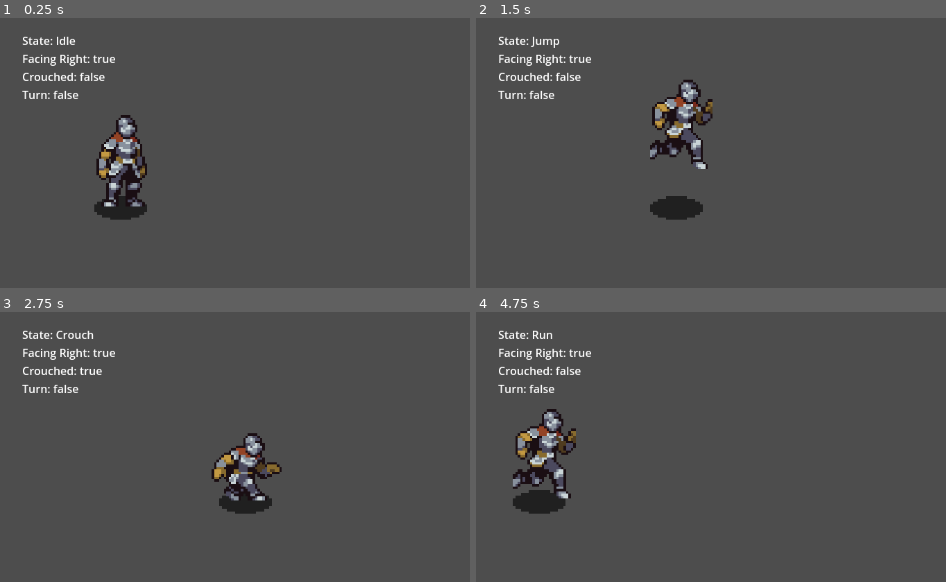
Above: before the commit, frames 1-4 (two rows, left to right).
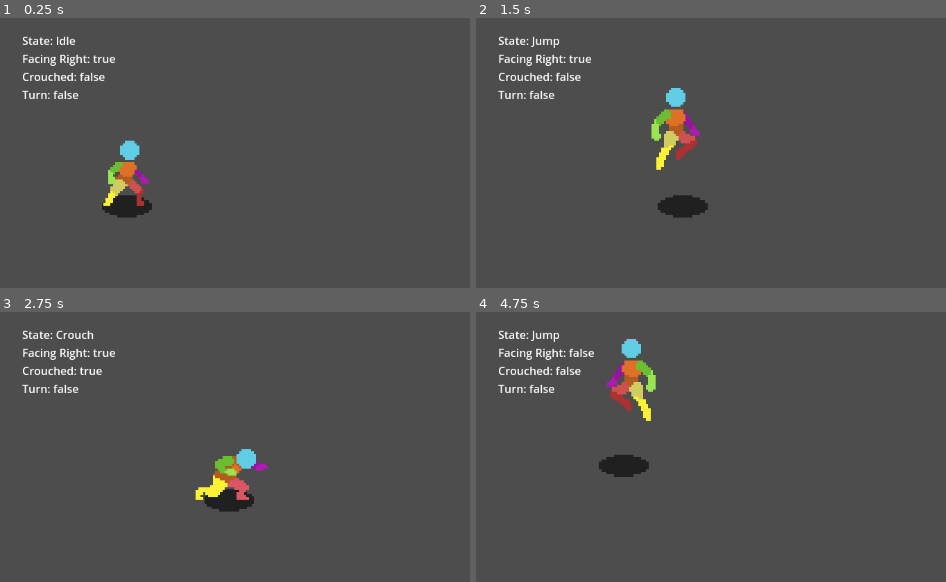
Above: after the commit, the same moments.

Repository: SebiB24/ComplexCharacter
Game: Godot game, scene res://scenes/world.tscn
Same seed, same stepped clock (60 frames per second), same inputs: the game is played once before the commit and once after it.
Inputs:
- Up to frame 1 (0.25 s): no input
- Up to frame 2 (1.5 s): hold Right (move_right) 0.53-1.28 s; hold Ctrl (crouch) 0.53-1.28 s; tap Space (jump) at 0.77, 0.8, 1.07, 1.35 s; hold Down (move_down) from 1.28 s (still down)
- Up to frame 3 (2.75 s): tap Space (jump) at 1.52, 1.82, 2.3 s; tap Ctrl (crouch) at 1.55 s; release Down (move_down) at 2.03 s; hold Right (move_right) from 2.03 s (still down); hold Ctrl (crouch) from 2.03 s (still down)
- Up to frame 4 (4.75 s): release Right (move_right) at 2.78 s; release Ctrl (crouch) at 2.78 s; hold Up (move_up) 2.78-3.53 s; tap Ctrl (crouch) at 2.85, 4.35 s; tap Space (jump) at 3.02, 3.32, 3.6, 3.77, 4.07, 4.52 s; hold Left (move_left) from 3.53 s (still down)

The runs differ from the first frame. In frame 1, 2.5% of the frame differs, in the area x 20-33%, y 35-75%; in frame 2, 3.0%; in frame 3, 2.5%; in frame 4, 5.1%, in the area x 7-39%, y 6-75%.

Commit message:
commit - changed sprite + added separate Fall state

Diff:
--- a/scenes/knight.tscn
+++ b/scenes/knight.tscn
@@ -1,195 +1,237 @@
-[gd_scene load_steps=57 format=3 uid="uid://j32hsddb341d"]
+[gd_scene load_steps=61 format=3 uid="uid://j32hsddb341d"]
 
 [ext_resource type="PackedScene" uid="uid://cbi6jptw4452c" path="res://scenes/player.tscn" id="1_3i0j8"]
 [ext_resource type="Script" uid="uid://bq18yr6pf74xv" path="res://scripts/knight.gd" id="1_5fsgc"]
-[ext_resource type="Texture2D" uid="uid://bqihjdsgvqscj" path="res://resources/Colour2/Outline/120x80_PNGSheets/_Run.png" id="2_qxgmm"]
-[ext_resource type="Texture2D" uid="uid://8itewh46o0f" path="res://resources/Colour2/Outline/120x80_PNGSheets/_CrouchWalk.png" id="3_nw3uw"]
-[ext_resource type="Texture2D" uid="uid://bj0e8bopspje5" path="res://resources/Colour2/Outline/120x80_PNGSheets/_CrouchAll.png" id="3_oi1vv"]
-[ext_resource type="Texture2D" uid="uid://bsxbju4v7hnbh" path="res://resources/Colour2/Outline/120x80_PNGSheets/_Fall.png" id="3_swm0g"]
-[ext_resource type="Texture2D" uid="uid://cmq336il3dvjs" path="res://resources/Colour2/Outline/120x80_PNGSheets/_Jump.png" id="4_k2txo"]
-[ext_resource type="Texture2D" uid="uid://dykiwdf22k0u" path="res://resources/Colour2/Outline/120x80_PNGSheets/_Idle.png" id="4_swm0g"]
-[ext_resource type="Texture2D" uid="uid://ris8f4udjlqn" path="res://resources/Colour2/Outline/120x80_PNGSheets/_TurnAround.png" id="7_k2txo"]
+[ext_resource type="Texture2D" uid="uid://crhuh6ri4uruo" path="res://resources/2D-Pixel-Art-Character-Template/Crouch-Idle/Player Crouch-Idle 48x48.png" id="4_c7bgd"]
+[ext_resource type="Texture2D" uid="uid://bdn204vf3e1gr" path="res://resources/2D-Pixel-Art-Character-Template/Crouch-Walk/player crouch-walk 48x48.png" id="5_c7bgd"]
+[ext_resource type="Texture2D" uid="uid://cv5im58up0o5f" path="res://resources/2D-Pixel-Art-Character-Template/Jump/player new jump 48x48.png" id="6_oi1vv"]
+[ext_resource type="Texture2D" uid="uid://cyjmrmccjwauu" path="res://resources/2D-Pixel-Art-Character-Template/Idle/Player Idle 48x48.png" id="7_oi1vv"]
 [ext_resource type="Script" uid="uid://daob63vd7ua0l" path="res://scripts/state_machine.gd" id="8_14u3r"]
+[ext_resource type="Texture2D" uid="uid://c66a4gictskll" path="res://resources/2D-Pixel-Art-Character-Template/Jump/player jump 48x48.png" id="8_oi1vv"]
 [ext_resource type="Script" uid="uid://c31c5cop6ph2p" path="res://scripts/state_idle.gd" id="9_3cm67"]
-[ext_resource type="Texture2D" uid="uid://b7ay2p7mnqlyc" path="res://resources/Colour2/Outline/120x80_PNGSheets/_Crouch.png" id="9_4ok4f"]
-[ext_resource type="Script" uid="uid://cdstxgeij7kdv" path="res://scripts/state_run.gd" id="10_3cm67"]
+[ext_resource type="Texture2D" uid="uid://dp3x0gmd5q12r" path="res://resources/2D-Pixel-Art-Character-Template/Walk/PlayerWalk 48x48.png" id="9_oi1vv"]
+[ext_resource type="Script" uid="uid://cdstxgeij7kdv" path="res://scripts/state_walk.gd" id="10_3cm67"]
 [ext_resource type="Script" uid="uid://b7enwmfrc7h3q" path="res://scripts/state_jump.gd" id="11_w8y5l"]
 [ext_resource type="Script" uid="uid://dpx42n8nbcuqe" path="res://scripts/state_crouch.gd" id="14_c7bgd"]
+[ext_resource type="Script" uid="uid://dlc3a7fn7extc" path="res://scripts/state_fall.gd" id="14_oi1vv"]
 
 [sub_resource type="CapsuleShape2D" id="CapsuleShape2D_k2txo"]
-
-[sub_resource type="AtlasTexture" id="AtlasTexture_reytu"]
-atlas = ExtResource("3_oi1vv")
-region = Rect2(42, 40, 30, 40)
-
-[sub_resource type="AtlasTexture" id="AtlasTexture_3xjce"]
-atlas = ExtResource("3_oi1vv")
-region = Rect2(162, 40, 30, 40)
+radius = 5.0
+height = 24.0
+
+[sub_resource type="AtlasTexture" id="AtlasTexture_wm0xy"]
+atlas = ExtResource("4_c7bgd")
+region = Rect2(0, 0, 48, 48)
+
+[sub_resource type="AtlasTexture" id="AtlasTexture_xvlk4"]
+atlas = ExtResource("4_c7bgd")
+region = Rect2(48, 0, 48, 48)
+
+[sub_resource type="AtlasTexture" id="AtlasTexture_fnu1q"]
+atlas = ExtResource("4_c7bgd")
+region = Rect2(96, 0, 48, 48)
 
 [sub_resource type="AtlasTexture" id="AtlasTexture_4crol"]
-atlas = ExtResource("9_4ok4f")
-region = Rect2(42, 40, 30, 40)
+atlas = ExtResource("4_c7bgd")
+region = Rect2(144, 0, 48, 48)
+
+[sub_resource type="AtlasTexture" id="AtlasTexture_4dm5t"]
+atlas = ExtResource("4_c7bgd")
+region = Rect2(192, 0, 48, 48)
+
+[sub_resource type="AtlasTexture" id="AtlasTexture_612xs"]
+atlas = ExtResource("4_c7bgd")
+region = Rect2(240, 0, 48, 48)
+
+[sub_resource type="AtlasTexture" id="AtlasTexture_8k8ch"]
+atlas = ExtResource("4_c7bgd")
+region = Rect2(288, 0, 48, 48)
+
+[sub_resource type="AtlasTexture" id="AtlasTexture_lnhxv"]
+atlas = ExtResource("4_c7bgd")
+region = Rect2(336, 0, 48, 48)
+
+[sub_resource type="AtlasTexture" id="AtlasTexture_782ye"]
+atlas = ExtResource("4_c7bgd")
+region = Rect2(384, 0, 48, 48)
+
+[sub_resource type="AtlasTexture" id="AtlasTexture_21nkr"]
+atlas = ExtResource("4_c7bgd")
+region = Rect2(432, 0, 48, 48)
+
+[sub_resource type="AtlasTexture" id="AtlasTexture_oi1vv"]
+atlas = ExtResource("5_c7bgd")
+region = Rect2(0, 0, 48, 48)
+
+[sub_resource type="AtlasTexture" id="AtlasTexture_qd0la"]
+atlas = ExtResource("5_c7bgd")
+region = Rect2(48, 0, 48, 48)
+
+[sub_resource type="AtlasTexture" id="AtlasTexture_ggoaa"]
+atlas = ExtResource("5_c7bgd")
+region = Rect2(96, 0, 48, 48)
+
+[sub_resource type="AtlasTexture" id="AtlasTexture_8pn50"]
+atlas = ExtResource("5_c7bgd")
+region = Rect2(144, 0, 48, 48)
+
+[sub_resource type="AtlasTexture" id="AtlasTexture_bt444"]
+atlas = ExtResource("5_c7bgd")
+region = Rect2(192, 0, 48, 48)
+
+[sub_resource type="AtlasTexture" id="AtlasTexture_p2wyf"]
+atlas = ExtResource("5_c7bgd")
+region = Rect2(240, 0, 48, 48)
 
 [sub_resource type="AtlasTexture" id="AtlasTexture_irm4b"]
-atlas = ExtResource("3_nw3uw")
-region = Rect2(162, 40, 30, 40)
+atlas = ExtResource("5_c7bgd")
+region = Rect2(288, 0, 48, 48)
 
 [sub_resource type="AtlasTexture" id="AtlasTexture_m012m"]
-atlas = ExtResource("3_nw3uw")
-region = Rect2(282, 40, 30, 40)
+atlas = ExtResource("5_c7bgd")
+region = Rect2(336, 0, 48, 48)
 
 [sub_resource type="AtlasTexture" id="AtlasTexture_3vh21"]
-atlas = ExtResource("3_nw3uw")
-region = Rect2(402, 40, 30, 40)
+atlas = ExtResource("5_c7bgd")
+region = Rect2(384, 0, 48, 48)
 
 [sub_resource type="AtlasTexture" id="AtlasTexture_xgw7t"]
-atlas = ExtResource("3_nw3uw")
-region = Rect2(522, 40, 30, 40)
-
-[sub_resource type="AtlasTexture" id="AtlasTexture_wm0xy"]
-atlas = ExtResource("3_nw3uw")
-region = Rect2(642, 40, 30, 40)
-
-[sub_resource type="AtlasTexture" id="AtlasTexture_xvlk4"]
-atlas = ExtResource("3_nw3uw")
-region = Rect2(762, 40, 30, 40)
-
-[sub_resource type="AtlasTexture" id="AtlasTexture_fnu1q"]
-atlas = ExtResource("3_nw3uw")
-region = Rect2(882, 40, 30, 40)
-
-[sub_resource type="AtlasTexture" id="AtlasTexture_mvyd6"]
-atlas = ExtResource("3_swm0g")
-region = Rect2(41, 40, 30, 40)
-
-[sub_resource type="AtlasTexture" id="AtlasTexture_14u3r"]
-atlas = ExtResource("3_swm0g")
-region = Rect2(161, 40, 30, 40)
-
-[sub_resource type="AtlasTexture" id="AtlasTexture_3cm67"]
-atlas = ExtResource("3_swm0g")
-region = Rect2(281, 40, 30, 40)
-
-[sub_resource type="AtlasTexture" id="AtlasTexture_w8y5l"]
-atlas = ExtResource("4_swm0g")
-region = Rect2(39, 40, 30, 40)
-
-[sub_resource type="AtlasTexture" id="AtlasTexture_nw3uw"]
-atlas = ExtResource("4_swm0g")
-region = Rect2(159, 40, 30, 40)
-
-[sub_resource type="AtlasTexture" id="AtlasTexture_4ok4f"]
-atlas = ExtResource("4_swm0g")
-region = Rect2(279, 40, 30, 40)
-
-[sub_resource type="AtlasTexture" id="AtlasTexture_c7bgd"]
-atlas = ExtResource("4_swm0g")
-region = Rect2(399, 40, 30, 40)
-
-[sub_resource type="AtlasTexture" id="AtlasTexture_oi1vv"]
-atlas = ExtResource("4_swm0g")
-region = Rect2(519, 40, 30, 40)
+atlas = ExtResource("5_c7bgd")
+region = Rect2(432, 0, 48, 48)
+
+[sub_resource type="AtlasTexture" id="AtlasTexture_y37wf"]
+atlas = ExtResource("6_oi1vv")
+region = Rect2(144, 0, 48, 48)
+
+[sub_resource type="AtlasTexture" id="AtlasTexture_xf3v0"]
+atlas = ExtResource("6_oi1vv")
+region = Rect2(192, 0, 48, 48)
+
+[sub_resource type="AtlasTexture" id="AtlasTexture_l7r8j"]
+atlas = ExtResource("6_oi1vv")
+region = Rect2(240, 0, 48, 48)
 
 [sub_resource type="AtlasTexture" id="AtlasTexture_06ia3"]
-atlas = ExtResource("4_swm0g")
-region = Rect2(639, 40, 30, 40)
+atlas = ExtResource("7_oi1vv")
+region = Rect2(0, 0, 48, 48)
 
 [sub_resource type="AtlasTexture" id="AtlasTexture_8a0iq"]
-atlas = ExtResource("4_swm0g")
-region = Rect2(759, 40, 30, 40)
+atlas = ExtResource("7_oi1vv")
+region = Rect2(48, 0, 48, 48)
 
 [sub_resource type="AtlasTexture" id="AtlasTexture_8ko4r"]
-atlas = ExtResource("4_swm0g")
-region = Rect2(879, 40, 30, 40)
+atlas = ExtResource("7_oi1vv")
+region = Rect2(96, 0, 48, 48)
 
 [sub_resource type="AtlasTexture" id="AtlasTexture_tpjby"]
-atlas = ExtResource("4_swm0g")
-region = Rect2(999, 40, 30, 40)
+atlas = ExtResource("7_oi1vv")
+region = Rect2(144, 0, 48, 48)
 
 [sub_resource type="AtlasTexture" id="AtlasTexture_ouiji"]
-atlas = ExtResource("4_swm0g")
-region = Rect2(1119, 40, 30, 40)
+atlas = ExtResource("7_oi1vv")
+region = Rect2(192, 0, 48, 48)
+
+[sub_resource type="AtlasTexture" id="AtlasTexture_n21fi"]
+atlas = ExtResource("7_oi1vv")
+region = Rect2(240, 0, 48, 48)
+
+[sub_resource type="AtlasTexture" id="AtlasTexture_yu2rm"]
+atlas = ExtResource("7_oi1vv")
+region = Rect2(288, 0, 48, 48)
+
+[sub_resource type="AtlasTexture" id="AtlasTexture_msjcd"]
+atlas = ExtResource("7_oi1vv")
+region = Rect2(336, 0, 48, 48)
+
+[sub_resource type="AtlasTexture" id="AtlasTexture_eb7m5"]
+atlas = ExtResource("7_oi1vv")
+region = Rect2(384, 0, 48, 48)
+
+[sub_resource type="AtlasTexture" id="AtlasTexture_xwknr"]
+atlas = ExtResource("7_oi1vv")
+region = Rect2(432, 0, 48, 48)
 
 [sub_resource type="AtlasTexture" id="AtlasTexture_o7g6j"]
-atlas = ExtResource("4_k2txo")
-region = Rect2(41, 40, 30, 40)
+atlas = ExtResource("8_oi1vv")
+region = Rect2(0, 0, 48, 48)
 
 [sub_resource type="AtlasTexture" id="AtlasTexture_rlkoa"]
-atlas = ExtResource("4_k2txo")
-region = Rect2(161, 40, 30, 40)
+atlas = ExtResource("8_oi1vv")
+region = Rect2(48, 0, 48, 48)
 
 [sub_resource type="AtlasTexture" id="AtlasTexture_4yp3h"]
-atlas = ExtResource("4_k2txo")
-region = Rect2(281, 40, 30, 40)
+atlas = ExtResource("8_oi1vv")
+region = Rect2(96, 0, 48, 48)
 
 [sub_resource type="AtlasTexture" id="AtlasTexture_co5rl"]
-atlas = ExtResource("2_qxgmm")
-region = Rect2(39, 40, 30, 40)
+atlas = ExtResource("9_oi1vv")
+region = Rect2(0, 0, 48, 48)
 
 [sub_resource type="AtlasTexture" id="AtlasTexture_ujkqr"]
-atlas = ExtResource("2_qxgmm")
-region = Rect2(159, 40, 30, 40)
+atlas = ExtResource("9_oi1vv")
+region = Rect2(48, 0, 48, 48)
 
 [sub_resource type="AtlasTexture" id="AtlasTexture_vx178"]
-atlas = ExtResource("2_qxgmm")
-region = Rect2(279, 40, 30, 40)
+atlas = ExtResource("9_oi1vv")
+region = Rect2(96, 0, 48, 48)
 
 [sub_resource type="AtlasTexture" id="AtlasTexture_g2y7m"]
-atlas = ExtResource("2_qxgmm")
-region = Rect2(399, 40, 30, 40)
+atlas = ExtResource("9_oi1vv")
+region = Rect2(144, 0, 48, 48)
 
 [sub_resource type="AtlasTexture" id="AtlasTexture_o8aj7"]
-atlas = ExtResource("2_qxgmm")
-region = Rect2(519, 40, 30, 40)
+atlas = ExtResource("9_oi1vv")
+region = Rect2(192, 0, 48, 48)
 
 [sub_resource type="AtlasTexture" id="AtlasTexture_s8y5s"]
-atlas = ExtResource("2_qxgmm")
-region = Rect2(639, 40, 30, 40)
+atlas = ExtResource("9_oi1vv")
+region = Rect2(240, 0, 48, 48)
 
 [sub_resource type="AtlasTexture" id="AtlasTexture_rhhm5"]
-atlas = ExtResource("2_qxgmm")
-region = Rect2(759, 40, 30, 40)
+atlas = ExtResource("9_oi1vv")
+region = Rect2(288, 0, 48, 48)
 
 [sub_resource type="AtlasTexture" id="AtlasTexture_pdmsg"]
-atlas = ExtResource("2_qxgmm")
-region = Rect2(879, 40, 30, 40)
-
-[sub_resource type="AtlasTexture" id="AtlasTexture_qd0la"]
-atlas = ExtResource("2_qxgmm")
-region = Rect2(999, 40, 30, 40)
-
-[sub_resource type="AtlasTexture" id="AtlasTexture_ggoaa"]
-atlas = ExtResource("2_qxgmm")
-region = Rect2(1119, 40, 30, 40)
-
-[sub_resource type="AtlasTexture" id="AtlasTexture_8pn50"]
-atlas = ExtResource("7_k2txo")
-region = Rect2(45, 40, 30, 40)
-
-[sub_resource type="AtlasTexture" id="AtlasTexture_bt444"]
-atlas = ExtResource("7_k2txo")
-region = Rect2(165, 40, 30, 40)
-
-[sub_resource type="AtlasTexture" id="AtlasTexture_p2wyf"]
-atlas = ExtResource("7_k2txo")
-region = Rect2(285, 40, 30, 40)
+atlas = ExtResource("9_oi1vv")
+region = Rect2(336, 0, 48, 48)
 
 [sub_resource type="SpriteFrames" id="SpriteFrames_8pn50"]
 animations = [{
-"frames": [{
-"duration": 1.0,
-"texture": SubResource("AtlasTexture_reytu")
-}, {
-"duration": 1.0,
-"texture": SubResource("AtlasTexture_3xjce")
-}],
+"frames": [],
 "loop": false,
 "name": &"Crouch_enter",
 "speed": 10.0
 }, {
 "frames": [{
 "duration": 1.0,
+"texture": SubResource("AtlasTexture_wm0xy")
+}, {
+"duration": 1.0,
+"texture": SubResource("AtlasTexture_xvlk4")
+}, {
+"duration": 1.0,
+"texture": SubResource("AtlasTexture_fnu1q")
+}, {
+"duration": 1.0,
 "texture": SubResource("AtlasTexture_4crol")
+}, {
+"duration": 1.0,
+"texture": SubResource("AtlasTexture_4dm5t")
+}, {
+"duration": 1.0,
+"texture": SubResource("AtlasTexture_612xs")
+}, {
+"duration": 1.0,
+"texture": SubResource("AtlasTexture_8k8ch")
+}, {
+"duration": 1.0,
+"texture": SubResource("AtlasTexture_lnhxv")
+}, {
+"duration": 1.0,
+"texture": SubResource("AtlasTexture_782ye")
+}, {
+"duration": 1.0,
+"texture": SubResource("AtlasTexture_21nkr")
 }],
 "loop": true,
 "name": &"Crouch_idle",
@@ -197,6 +239,24 @@
 }, {
 "frames": [{
 "duration": 1.0,
+"texture": SubResource("AtlasTexture_oi1vv")
+}, {
+"duration": 1.0,
+"texture": SubResource("AtlasTexture_qd0la")
+}, {
+"duration": 1.0,
+"texture": SubResource("AtlasTexture_ggoaa")
+}, {
+"duration": 1.0,
+"texture": SubResource("AtlasTexture_8pn50")
+}, {
+"duration": 1.0,
+"texture": SubResource("AtlasTexture_bt444")
+}, {
+"duration": 1.0,
+"texture": SubResource("AtlasTexture_p2wyf")
+}, {
+"duration": 1.0,
 "texture": SubResource("AtlasTexture_irm4b")
 }, {
 "duration": 1.0,
@@ -207,15 +267,6 @@
 }, {
 "duration": 1.0,
 "texture": SubResource("AtlasTexture_xgw7t")
-}, {
-"duration": 1.0,
-"texture": SubResource("AtlasTexture_wm0xy")
-}, {
-"duration": 1.0,
-"texture": SubResource("AtlasTexture_xvlk4")
-}, {
-"duration": 1.0,
-"texture": SubResource("AtlasTexture_fnu1q")
 }],
 "loop": true,
 "name": &"Crouch_walk",
@@ -223,35 +274,20 @@
 }, {
 "frames": [{
 "duration": 1.0,
-"texture": SubResource("AtlasTexture_mvyd6")
-}, {
-"duration": 1.0,
-"texture": SubResource("AtlasTexture_14u3r")
-}, {
-"duration": 1.0,
-"texture": SubResource("AtlasTexture_3cm67")
-}],
-"loop": true,
+"texture": SubResource("AtlasTexture_y37wf")
+}, {
+"duration": 1.0,
+"texture": SubResource("AtlasTexture_xf3v0")
+}, {
+"duration": 1.0,
+"texture": SubResource("AtlasTexture_l7r8j")
+}],
+"loop": false,
 "name": &"Fall",
 "speed": 5.0
 }, {
 "frames": [{
 "duration": 1.0,
-"texture": SubResource("AtlasTexture_w8y5l")
-}, {
-"duration": 1.0,
-"texture": SubResource("AtlasTexture_nw3uw")
-}, {
-"duration": 1.0,
-"texture": SubResource("AtlasTexture_4ok4f")
-}, {
-"duration": 1.0,
-"texture": SubResource("AtlasTexture_c7bgd")
-}, {
-"duration": 1.0,
-"texture": SubResource("AtlasTexture_oi1vv")
-}, {
-"duration": 1.0,
 "texture": SubResource("AtlasTexture_06ia3")
 }, {
 "duration": 1.0,
@@ -265,6 +301,21 @@
 }, {
 "duration": 1.0,
 "texture": SubResource("AtlasTexture_ouiji")
+}, {
+"duration": 1.0,
+"texture": SubResource("AtlasTexture_n21fi")
+}, {
+"duration": 1.0,
+"texture": SubResource("AtlasTexture_yu2rm")
+}, {
+"duration": 1.0,
+"texture": SubResource("AtlasTexture_msjcd")
+}, {
+"duration": 1.0,
+"texture": SubResource("AtlasTexture_eb7m5")
+}, {
+"duration": 1.0,
+"texture": SubResource("AtlasTexture_xwknr")
 }],
 "loop": true,
 "name": &"Idle",
@@ -280,58 +331,43 @@
 "duration": 1.0,
 "texture": SubResource("AtlasTexture_4yp3h")
 }],
-"loop": true,
+"loop": false,
 "name": &"Jump",
 "speed": 5.0
 }, {
-"frames": [{
-"duration": 1.0,
-"texture": SubResource("AtlasTexture_co5rl")
-}, {
-"duration": 1.0,
-"texture": SubResource("AtlasTexture_ujkqr")
-}, {
-"duration": 1.0,
-"texture": SubResource("AtlasTexture_vx178")
-}, {
-"duration": 1.0,
-"texture": SubResource("AtlasTexture_g2y7m")
-}, {
-"duration": 1.0,
-"texture": SubResource("AtlasTexture_o8aj7")
-}, {
-"duration": 1.0,
-"texture": SubResource("AtlasTexture_s8y5s")
-}, {
-"duration": 1.0,
-"texture": SubResource("AtlasTexture_rhhm5")
-}, {
-"duration": 1.0,
-"texture": SubResource("AtlasTexture_pdmsg")
-}, {
-"duration": 1.0,
-"texture": SubResource("AtlasTexture_qd0la")
-}, {
-"duration": 1.0,
-"texture": SubResource("AtlasTexture_ggoaa")
-}],
-"loop": true,
-"name": &"Run",
-"speed": 5.0
-}, {
-"frames": [{
-"duration": 1.0,
-"texture": SubResource("AtlasTexture_8pn50")
-}, {
-"duration": 1.0,
-"texture": SubResource("AtlasTexture_bt444")
-}, {
-"duration": 1.0,
-"texture": SubResource("AtlasTexture_p2wyf")
-}],
+"frames": [],
 "loop": false,
 "name": &"Turn",
 "speed": 15.0
+}, {
+"frames": [{
+"duration": 1.0,
+"texture": SubResource("AtlasTexture_co5rl")
+}, {
+"duration": 1.0,
+"texture": SubResource("AtlasTexture_ujkqr")
+}, {
+"duration": 1.0,
+"texture": SubResource("AtlasTexture_vx178")
+}, {
+"duration": 1.0,
+"texture": SubResource("AtlasTexture_g2y7m")
+}, {
+"duration": 1.0,
+"texture": SubResource("AtlasTexture_o8aj7")
+}, {
+"duration": 1.0,
+"texture": SubResource("AtlasTexture_s8y5s")
+}, {
+"duration": 1.0,
+"texture": SubResource("AtlasTexture_rhhm5")
+}, {
+"duration": 1.0,
+"texture": SubResource("AtlasTexture_pdmsg")
+}],
+"loop": true,
+"name": &"Walk",
+"speed": 5.0
 }]
 
 [node name="Knight" instance=ExtResource("1_3i0j8")]
@@ -342,8 +378,11 @@
 
 [node name="AnimatedSprite2D" parent="." index="1"]
 texture_filter = 1
+position = Vector2(0.165, 1.225)
 sprite_frames = SubResource("SpriteFrames_8pn50")
-animation = &"Crouch_walk"
+animation = &"Fall"
+frame = 2
+frame_progress = 1.0
 
 [node name="StateMachine" type="Node" parent="." index="3" node_paths=PackedStringArray("initial_state")]
 script = ExtResource("8_14u3r")
@@ -352,7 +391,7 @@
 [node name="Idle" type="Node" parent="StateMachine" index="0"]
 script = ExtResource("9_3cm67")
 
-[node name="Run" type="Node" parent="StateMachine" index="1"]
+[node name="Walk" type="Node" parent="StateMachine" index="1"]
 script = ExtResource("10_3cm67")
 
 [node name="Jump" type="Node" parent="StateMachine" index="2"]
@@ -361,5 +400,8 @@
 [node name="Crouch" type="Node" parent="StateMachine" index="3"]
 script = ExtResource("14_c7bgd")
 
+[node name="Fall" type="Node" parent="StateMachine" index="4"]
+script = ExtResource("14_oi1vv")
+
 [node name="ShadowAnchor" parent="." index="4"]
-position = Vector2(0, 20)
+position = Vector2(0, 17)
--- a/scenes/player_shadow.tscn
+++ b/scenes/player_shadow.tscn
@@ -1,7 +1,7 @@
 [gd_scene load_steps=3 format=3 uid="uid://dj7o0curq8eoa"]
 
 [ext_resource type="Texture2D" uid="uid://tvm0n8ls6o2m" path="res://resources/player_shadow.png" id="1_a2o74"]
-[ext_resource type="Script" uid="uid://cdk82pkgnj5i5" path="res://scenes/player_shadow.gd" id="1_pc3lj"]
+[ext_resource type="Script" uid="uid://cdk82pkgnj5i5" path="res://scripts/player_shadow.gd" id="1_pc3lj"]
 
 [node name="Player_shadow" type="Node2D"]
 script = ExtResource("1_pc3lj")
--- a/scenes/world.tscn
+++ b/scenes/world.tscn
@@ -10,7 +10,7 @@
 
 [node name="Knight" parent="." instance=ExtResource("2_rwgxs")]
 z_index = 1
-position = Vector2(174, 203)
+position = Vector2(183, 211)
 scale = Vector2(3.475, 3.475)
 
 [node name="Label" type="Label" parent="."]
@@ -22,4 +22,4 @@
 
 [node name="Player_shadow" parent="." instance=ExtResource("4_k0juu")]
 position = Vector2(176, 271)
-scale = Vector2(3.8, 3.8)
+scale = Vector2(3.575, 3.575)
--- a/scripts/player.gd
+++ b/scripts/player.gd
@@ -3,7 +3,7 @@
 
 @onready var input_handler = $InputHandler
 
-const JUMP_VELOCITY = -400.0
+const JUMP_VELOCITY = -500.0
 const GRAVITY = 900.0
 
 var speed = 300.0
--- a/scripts/state_crouch.gd
+++ b/scripts/state_crouch.gd
@@ -2,15 +2,10 @@
 
 func enter(pState: State) -> void:
 	player.speed = 150.0
-	if pState.name == "Idle":
-		sprite.play("Crouch_enter")
 
 func update(delta: float) -> void:
 	if !player.is_crouched:
 		revert.emit(self)
-		return
-
-	if sprite.animation == "Crouch_enter" and sprite.is_playing():
 		return
 
 	if player.velocity != Vector2.ZERO:
--- /dev/null
+++ b/scripts/state_fall.gd
@@ -0,0 +1,9 @@
+class_name StateFall extends StateOffGround
+
+func enter(pState: State) -> void:
+	sprite.play("Fall")
+
+func update(delta: float) -> void:
+	if player.is_on_ground:
+		transitioned.emit(self, "Idle")
+		return
--- a/scripts/state_idle.gd
+++ b/scripts/state_idle.gd
@@ -2,16 +2,16 @@
 
 func enter(state: State) -> void:
 	player.direction = Vector2.ZERO
-	player.get_node("AnimatedSprite2D").play("Idle")
+	sprite.play("Idle")
 	if player.facing_right:
-		player.get_node("AnimatedSprite2D").flip_h = false
+		sprite.flip_h = false
 	else:
-		player.get_node("AnimatedSprite2D").flip_h = true
+		sprite.flip_h = true
 
 func update(delta: float) -> void:
 	super.update(delta)
 	if player.input_direction != Vector2.ZERO:
-		transitioned.emit(self, "Run")
+		transitioned.emit(self, "Walk")
 		return
 	if player.is_crouched:
 		transitioned.emit(self, "Crouch")
--- a/scripts/state_jump.gd
+++ b/scripts/state_jump.gd
@@ -1,6 +1,6 @@
 class_name StateJump extends StateOffGround
 
-func enter(state: State) -> void:
+func enter(pState: State) -> void:
 	sprite.play("Jump")
 	player.direction.y = 0.0
 	player.jump_velocity = Player.JUMP_VELOCITY
@@ -11,15 +11,6 @@
 		transitioned.emit(self, "Idle")
 		return
 
-func _physics_update(delta: float) -> void:
-	super(delta);
-	player.velocity = player.direction * player.speed
-	player.velocity.y += player.jump_velocity
-	player.jump_velocity += Player.GRAVITY * delta
-
-	# stop jump
-	if player.global_position.y >= player.base_level and player.jump_velocity > 0.0:
-		player.is_on_ground = true
-		player.jump_velocity = 0.0
-		player.velocity.y = 0.0
-		player.global_position.y = player.base_level
+	if player.jump_velocity > 0.0:
+		transitioned.emit(self, "Fall")
+		return
--- a/scripts/state_off_ground.gd
+++ b/scripts/state_off_ground.gd
@@ -1,8 +1,13 @@
 class_name StateOffGround extends PlayerState
 
+func _physics_update(delta: float) -> void:
+	player.velocity = player.direction * player.speed
+	player.velocity.y += player.jump_velocity
+	player.jump_velocity += Player.GRAVITY * delta
 
-func _physics_update(delta: float) -> void:
-
-    # check if player is falling
-    if player.jump_velocity > 0.0:
-        sprite.play("Fall")
+	# land on ground
+	if player.global_position.y >= player.base_level and player.jump_velocity > 0.0:
+		player.is_on_ground = true
+		player.jump_velocity = 0.0
+		player.velocity.y = 0.0
+		player.global_position.y = player.base_level
--- a/scripts/state_run.gd
+++ /dev/null
@@ -1,31 +0,0 @@
-class_name StateRun extends MoveState
-
-func enter(pState: State) -> void:
-	sprite.play("Run")
-	player.speed = 300.0
-
-func update(delta: float) -> void:
-	super(delta)
-
-	if player.input_direction == Vector2.ZERO:
-		transitioned.emit(self, "Idle")
-		return
-
-	if player.is_crouched:
-		transitioned.emit(self, "Crouch")
-		return
-	# don't want to stop the entire program untill animation is done.
-	# We just don't want the rest of the code in the function to execute.
-	if sprite.animation == "Turn" and sprite.is_playing():
-		return
-
-	if player.turn:
-		sprite.play("Turn")
-		player.turn = false
-		return
-
-	sprite.flip_h = not player.facing_right
-	sprite.play("Run")
-
-func _physics_update(delta: float) -> void:
-	super(delta)
--- /dev/null
+++ b/scripts/state_walk.gd
@@ -0,0 +1,33 @@
+class_name StateWalk extends MoveState
+
+func enter(pState: State) -> void:
+	sprite.play("Walk")
+	player.speed = 300.0
+
+func update(delta: float) -> void:
+	super(delta)
+	if not player.is_on_ground:
+		return
+
+	if player.input_direction == Vector2.ZERO:
+		transitioned.emit(self, "Idle")
+		return
+
+	if player.is_crouched:
+		transitioned.emit(self, "Crouch")
+		return
+	# don't want to stop the entire program untill animation is done.
+	# We just don't want the rest of the code in the function to execute.
+	if sprite.animation == "Turn" and sprite.is_playing():
+		return
+
+	if player.turn:
+		sprite.play("Turn")
+		player.turn = false
+		return
+
+	sprite.flip_h = not player.facing_right
+	sprite.play("Walk")
+
+func _physics_update(delta: float) -> void:
+	super(delta)
Not shown, changed: TODO.txt
Binary file added: resources/2D-Pixel-Art-Character-Template/Air Spin/player air spin 48x48.aseprite
Binary file added: resources/2D-Pixel-Art-Character-Template/Air Spin/player air spin 48x48.png
Not shown, added: resources/2D-Pixel-Art-Character-Template/Air Spin/player air spin 48x48.png.import
Binary file added: resources/2D-Pixel-Art-Character-Template/Climb (facing back of player)/player climb-back 48x48.aseprite
Binary file added: resources/2D-Pixel-Art-Character-Template/Climb (facing back of player)/player climb-back 48x48.png
Not shown, added: resources/2D-Pixel-Art-Character-Template/Climb (facing back of player)/player climb-back 48x48.png.import
Binary file added: resources/2D-Pixel-Art-Character-Template/Climb (facing side of player)/Player Side-Climb 48x48.aseprite
Binary file added: resources/2D-Pixel-Art-Character-Template/Climb (facing side of player)/Player Side-Climb 48x48.png
Not shown, added: resources/2D-Pixel-Art-Character-Template/Climb (facing side of player)/Player Side-Climb 48x48.png.import
Binary file added: resources/2D-Pixel-Art-Character-Template/Climb (facing side of player)/old climb/Player Side-Climb 48x48.png
Not shown, added: resources/2D-Pixel-Art-Character-Template/Climb (facing side of player)/old climb/Player Side-Climb 48x48.png.import
(and 190 more such lines)
